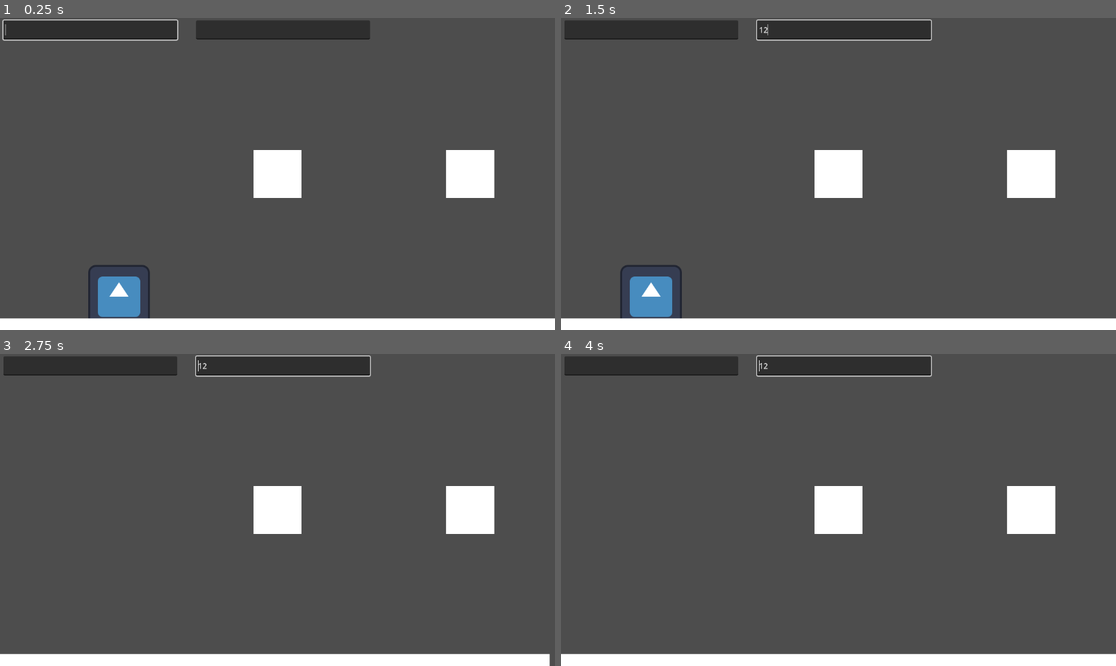
Above: before the commit, frames 1-4 (two rows, left to right).
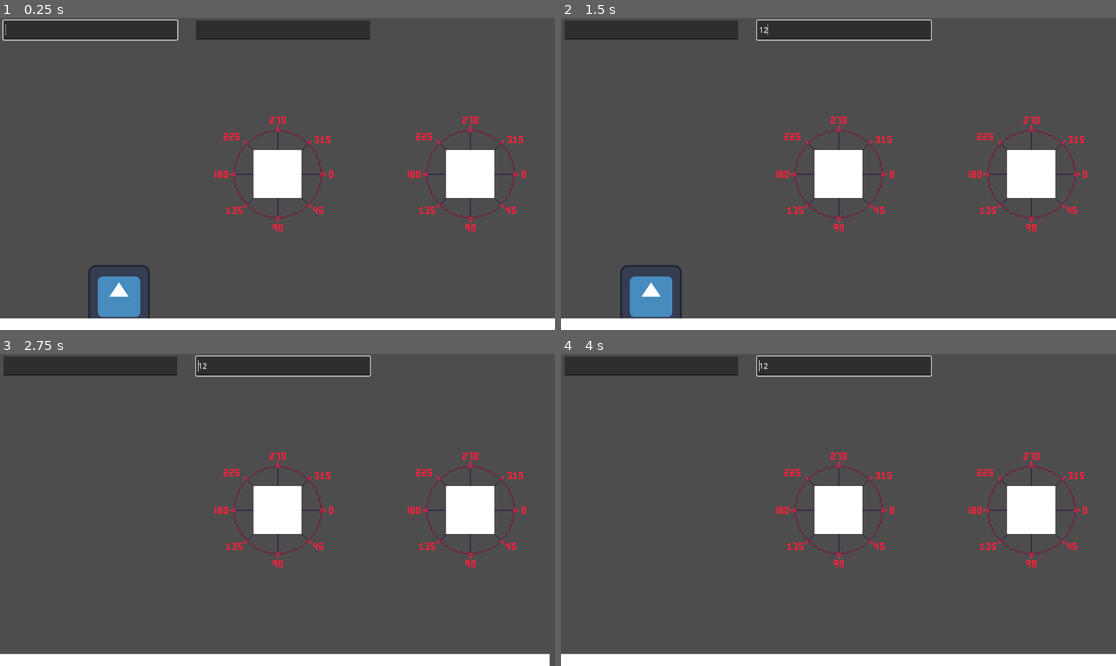
Above: after the commit, the same moments.

Repository: ninja00283/SubmarineGame
Game: Godot game, scene res://node2D.tscn
Two runs of this game, one before a commit and one after it. Both use one fixed random seed, a clock stepped at 60 frames per second and the inputs below. The engine's default icon, where the game draws it, is replaced by a stand-in: a white triangle on a blue panel in a dark square.
Inputs (mouse positions are in pixels of both pictures, inside the frame that each line leads up to):
- Up to frame 1 (0.25 s): no input
- Up to frame 2 (1.5 s): click (649, 30) at 0.52 s; type "12" at 0.6 s; click (844, 30) at 0.75 s; type "12" at 0.83 s; tap Enter (Submit) at 1.25, 1.35 s; hold Right (ui_right) from 1.28 s (still down)
- Up to frame 3 (2.75 s): keep holding Right (ui_right); tap Up (ui_up) at 1.52, 2.27 s; tap Enter (Submit) at 2.1 s
- Up to frame 4 (4 s): release Right (ui_right) at 2.78 s; hold Left (ui_left) 2.78-3.53 s; tap Enter (Submit) at 2.85, 3.6 s; hold Right (ui_right) from 3.53 s (still down); tap Up (ui_up) at 3.77 s

The runs differ from the first frame. In frame 1, 1.2% of the frame differs, in the area x 38-95%, y 31-69%; in frame 2, 1.2%; in frame 3, 1.2%; in frame 4, 1.2%.

Commit message:
Underlayed Amanda's protractor sprite

Diff:
--- a/player.tscn
+++ b/player.tscn
@@ -1,6 +1,7 @@
-[gd_scene load_steps=4 format=3 uid="uid://b5hrrpwlk61d8"]
+[gd_scene load_steps=5 format=3 uid="uid://b5hrrpwlk61d8"]
 
 [ext_resource type="Script" path="res://characterBody2D.gd" id="1_bhnif"]
+[ext_resource type="Texture2D" uid="uid://cjcjxu7myhbq" path="res://Morse Code the art/Protractor.png" id="2_vhsvq"]
 
 [sub_resource type="RectangleShape2D" id="RectangleShape2D_kimm8"]
 
@@ -12,6 +13,10 @@
 script = ExtResource("1_bhnif")
 
 [node name="Camera2D" type="Camera2D" parent="."]
+
+[node name="Sprite2D" type="Sprite2D" parent="."]
+scale = Vector2(3, 3)
+texture = ExtResource("2_vhsvq")
 
 [node name="CollisionShape2D" type="CollisionShape2D" parent="."]
 scale = Vector2(5, 5)
Not shown, added: Morse Code the art/Protractor.png.import
